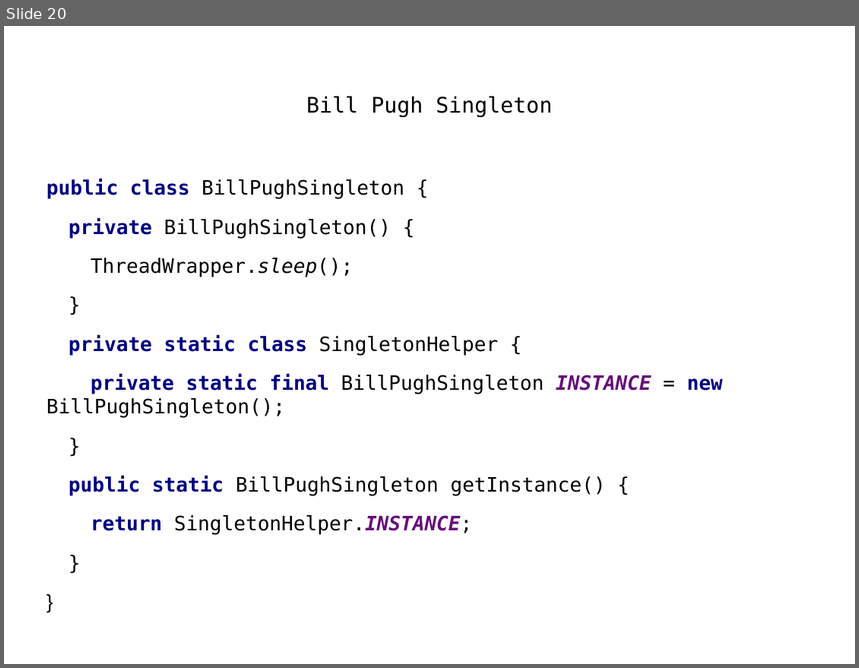
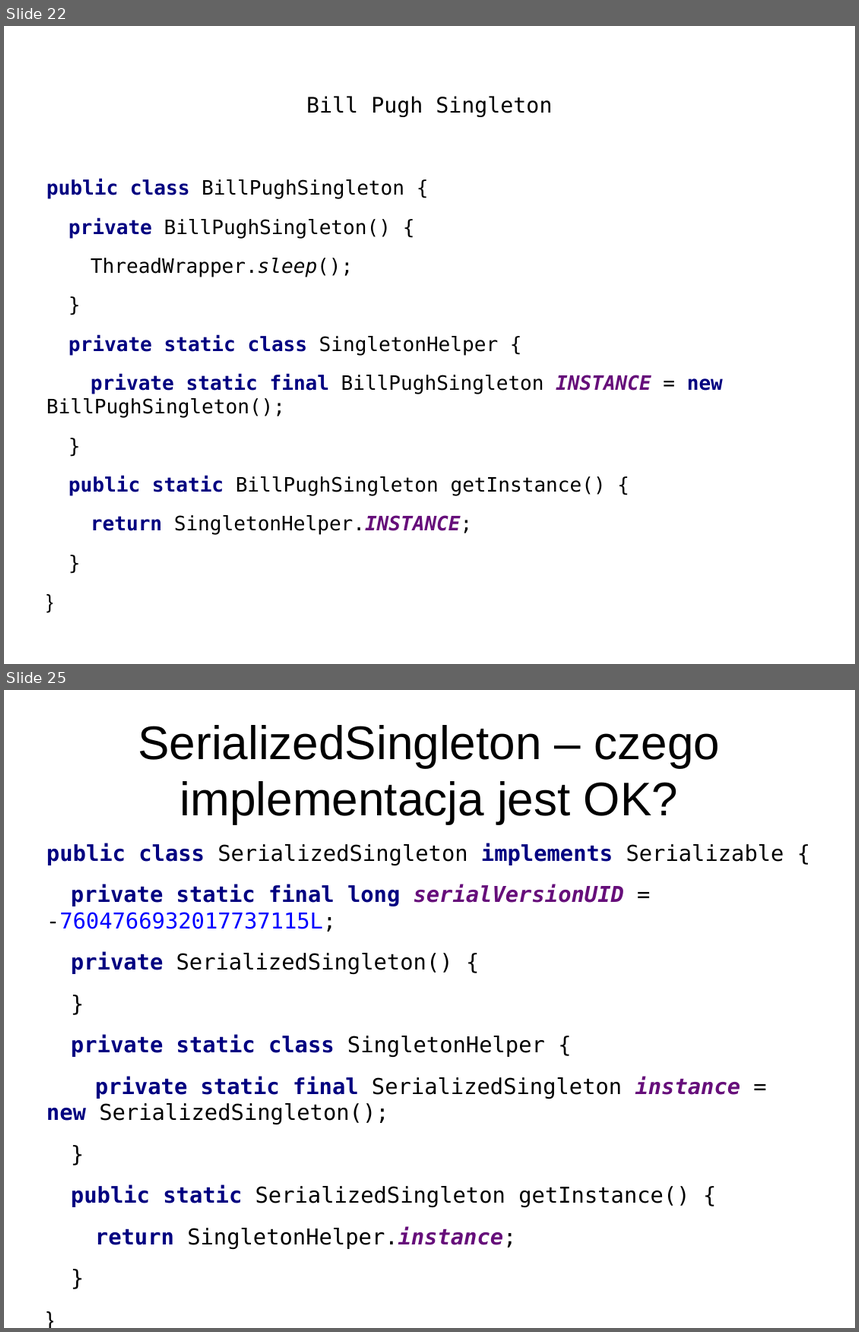
Before and after one commit to anicos/wzorce-projektowe-prezentacja, a slide deck: Part_1.odp. Shown one above the other, each under a label of ours: slide 20 before the commit, slides 22 and 25 after it; the slides between them are not shown. The pictures are 859x668 and 859x1332 pixels, drawn with LibreOffice and Linux fonts; fonts in the diff are those of the drawing. Boxes give left, top, right and bottom in pixels: in the first picture for what was removed or moved away, otherwise in the second. Text is boxed around its words. In the diff, an @@ line names an element or a change of style, - is before the commit and + after.

```diff
--- a/Part_1.odp
+++ b/Part_1.odp
@@ slide 25 added at <box>4,690,855,1328</box>, background #FFFFFF @@
@@ title added at <box>139,725,721,825</box>, 44 pt, text #000000 @@
+SerializedSingleton – czego implementacja jest OK?
@@ text added at <box>47,844,785,1249</box>, 20.4 pt, text #000000 @@
+public class SerializedSingleton implements Serializable {
+private static final long serialVersionUID = -7604766932017737115L;
+private SerializedSingleton() {
+}
+private static class SingletonHelper {
+private static final SerializedSingleton instance = new SerializedSingleton();
+}
+public static SerializedSingleton getInstance() {
+return SingletonHelper.instance;
+}
+}
@@ what was slide 20 is now slide 22 @@
```
Also in this commit, not shown: 1 slide changed, 28 other slides added, 1 other file.
